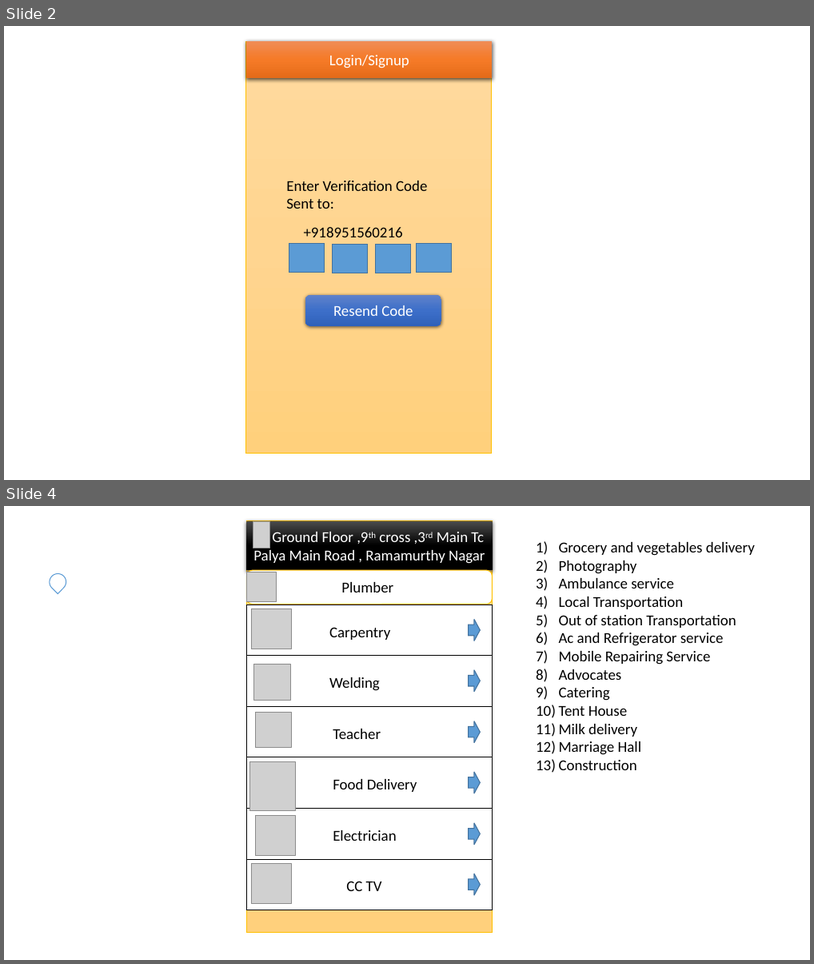
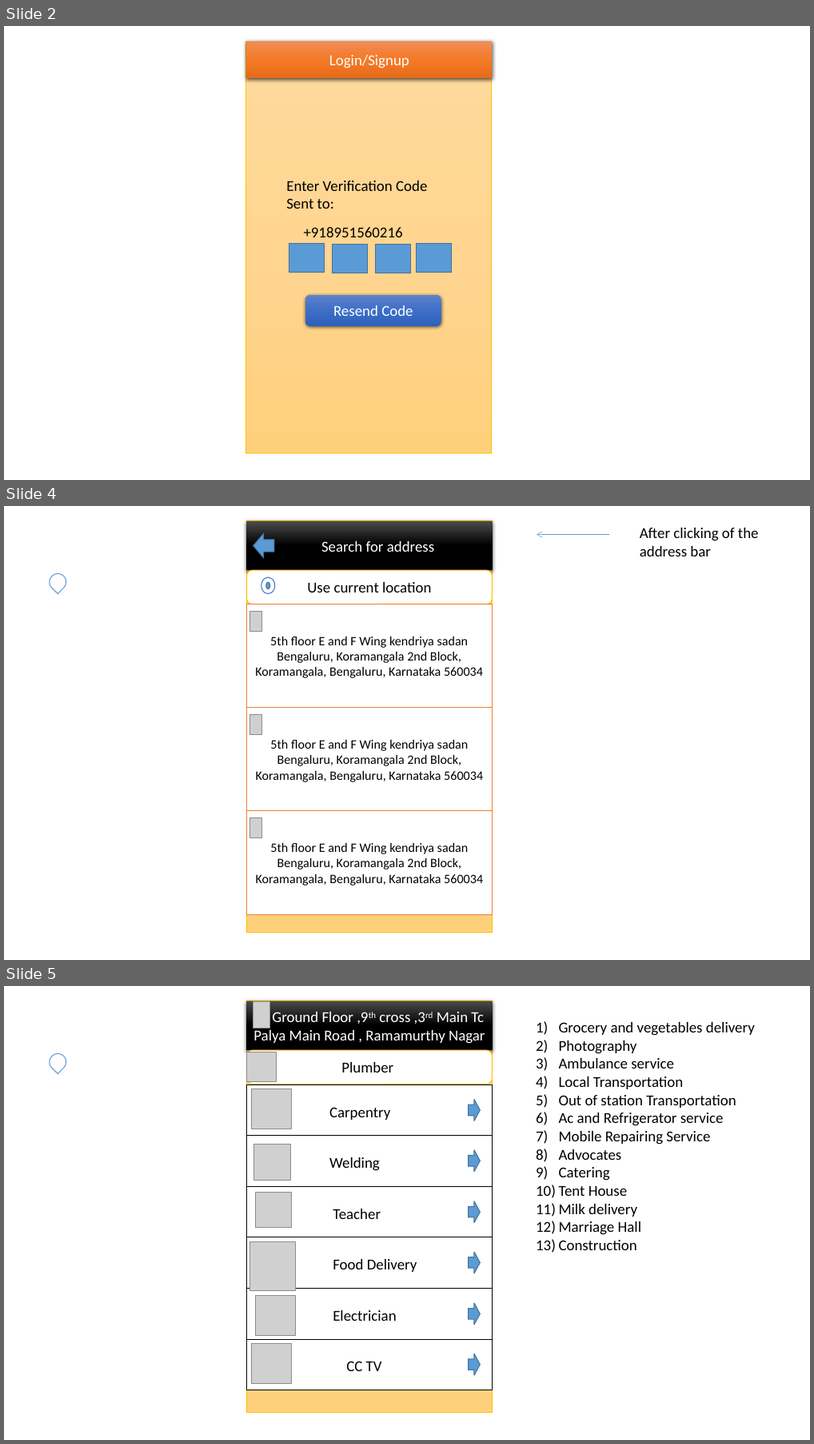
Before and after one commit to p1i2n3t4u5/documents, a slide deck: android/design idea.pptx. Shown one above the other, each under a label of ours: slides 2 and 4 before the commit, slides 2, 4 and 5 after it; the slides between them are not shown. The pictures are 814x964 and 814x1444 pixels, drawn with LibreOffice and Linux fonts; fonts in the diff are those of the drawing; grey boxes stand for pictures. Boxes give left, top, right and bottom in pixels: in the first picture for what was removed or moved away, otherwise in the second. Text is boxed around its words. In the diff, an @@ line names an element or a change of style, - is before the commit and + after.

```diff
--- a/android/design idea.pptx
+++ b/android/design idea.pptx
@@ slide 4 added at box(4, 506, 810, 960), background #FFFFFF @@
@@ rectangle added at box(247, 520, 493, 932), fill gradient #FFDB9E to #FFD590 to #FFD07C, outline #FFC000 0.5 pt @@
@@ rectangle added at box(247, 521, 493, 570), fill gradient #4B4B4B to #000000, 18 pt, text #FFFFFF @@
+Search for address
@@ text added at box(640, 528, 759, 556), 18 pt, text #000000 @@
+After clicking of the address bar
@@ right arrow added at box(254, 533, 274, 558), fill #5B9BD5, outline #43739E 1 pt @@
@@ arrow added from (610, 535) to (537, 535), #5B9BD5 0.5 pt @@
@@ teardrop added at box(46, 570, 70, 594), fill #FFFFFF, outline #5B9BD5 1 pt @@
@@ rounded rectangle added at box(247, 570, 493, 604), fill #FFFFFF, outline #FFC000 1 pt, 18 pt, text #000000 @@
+Use current location
@@ ellipse added at box(262, 577, 275, 594), fill #FFFFFF, outline #4472C4 1 pt @@
@@ ellipse added at box(266, 582, 270, 589), fill #5B9BD5, outline #43739E 1 pt @@
@@ rectangle added at box(246, 604, 492, 708), fill #FFFFFF, outline #ED7D31 1 pt, 15.3 pt, text #000000 @@
+5th floor E and F Wing kendriya sadan Bengaluru, Koramangala 2nd Block, Koramangala, Bengaluru, Karnataka 560034
@@ picture added at box(250, 612, 262, 632) @@
@@ rectangle added at box(247, 708, 493, 811), fill #FFFFFF, outline #ED7D31 1 pt, 15.3 pt, text #000000 @@
+5th floor E and F Wing kendriya sadan Bengaluru, Koramangala 2nd Block, Koramangala, Bengaluru, Karnataka 560034
@@ picture added at box(250, 715, 262, 735) @@
@@ rectangle added at box(247, 811, 493, 914), fill #FFFFFF, outline #ED7D31 1 pt, 15.3 pt, text #000000 @@
+5th floor E and F Wing kendriya sadan Bengaluru, Koramangala 2nd Block, Koramangala, Bengaluru, Karnataka 560034
@@ picture added at box(250, 818, 262, 838) @@
@@ what was slide 4 is now slide 5 @@
```
Also in this commit, not shown: 1 slide changed, 1 slide removed.
